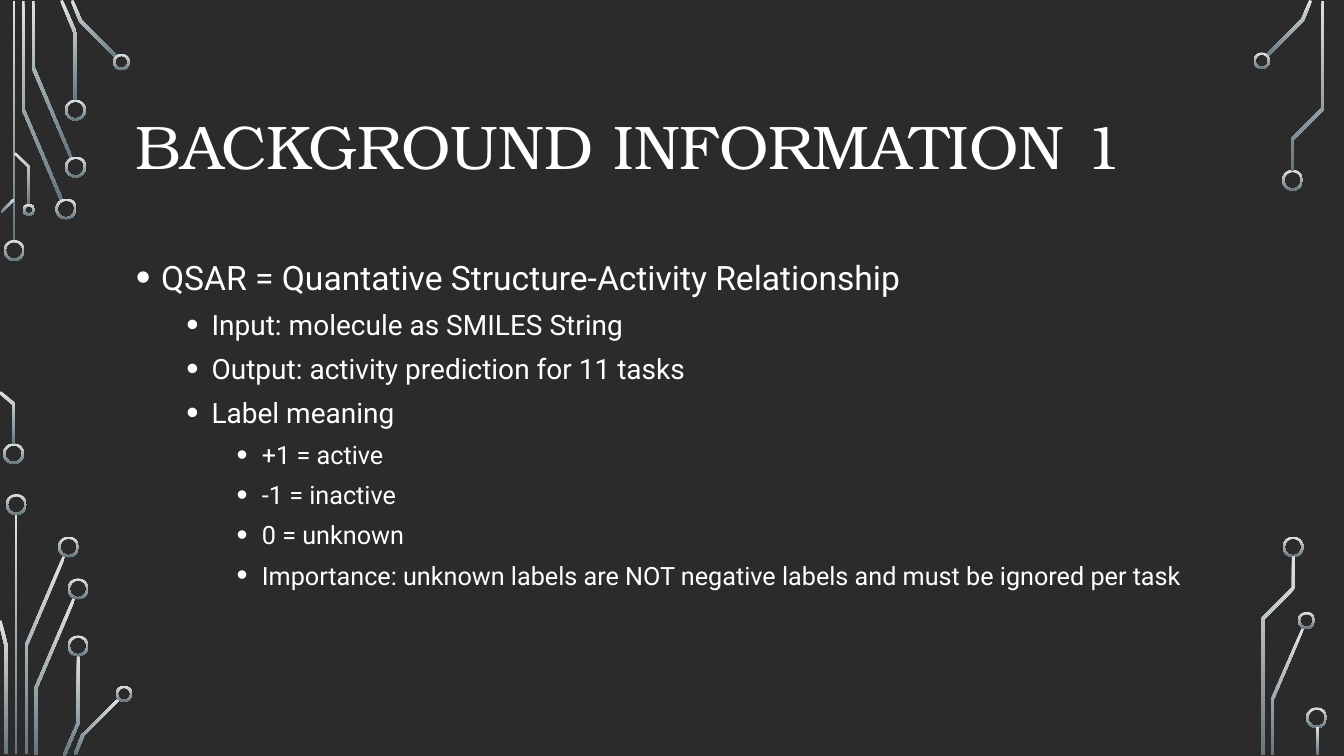
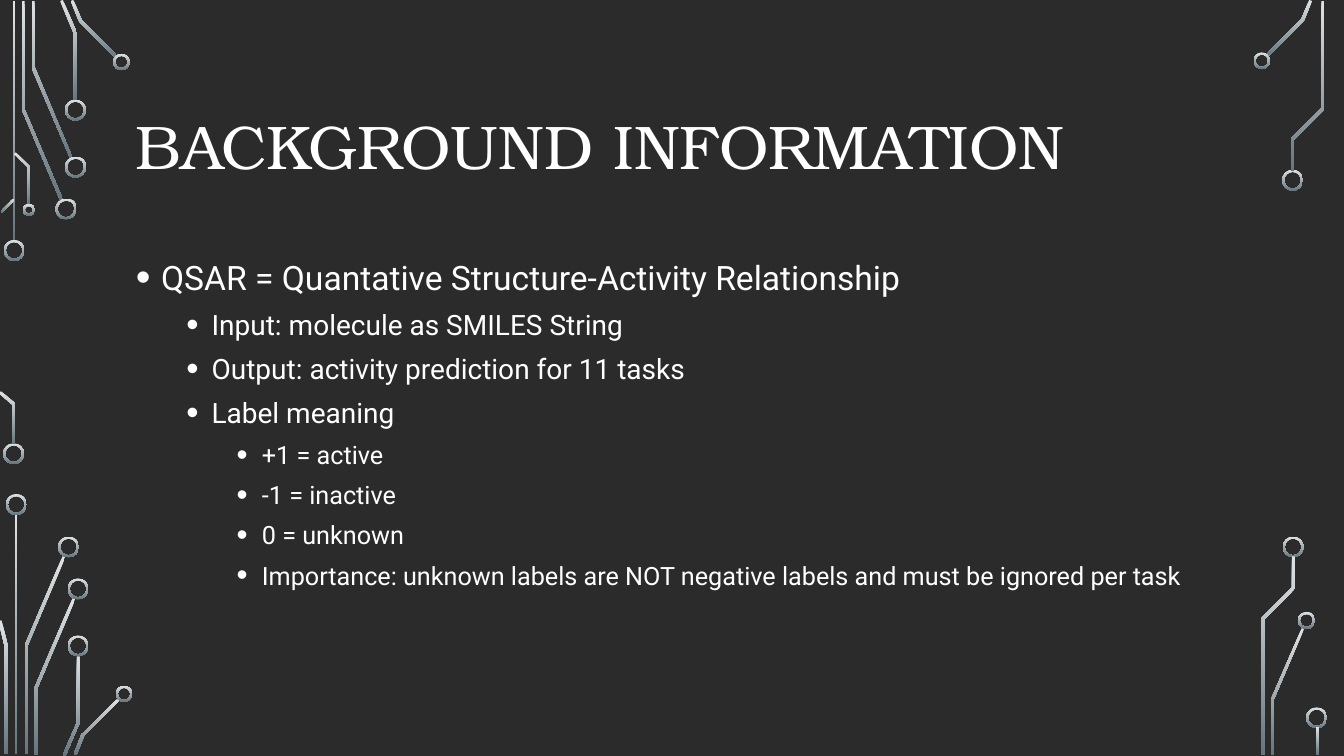
Before and after one commit to luki852/Master_AI, a slide deck: slide 3 of 2nd_Semester/UE_AI_and_Life_Sciences/QSAR_Challenge/QSAR Challenge.odp. Drawn at 1344x756 pixels with LibreOffice and Linux fonts; fonts in the diff are those of the drawing; background and template pictures are left out; a plain dark background stands for a picture behind light text. Boxes give left, top, right and bottom in pixels: in the first picture for what was removed or moved away, otherwise in the second. Text is boxed around its words. In the diff, an @@ line names an element or a change of style, - is before the commit and + after.

```diff
--- a/2nd_Semester/UE_AI_and_Life_Sciences/QSAR_Challenge/QSAR Challenge.odp
+++ b/2nd_Semester/UE_AI_and_Life_Sciences/QSAR_Challenge/QSAR Challenge.odp
@@ title at (136, 126, 1064, 170): text changed @@
-BACKGROUND INFORMATION 1
+BACKGROUND INFORMATION
```
Also in this commit, not shown: 1 other slide changed.
